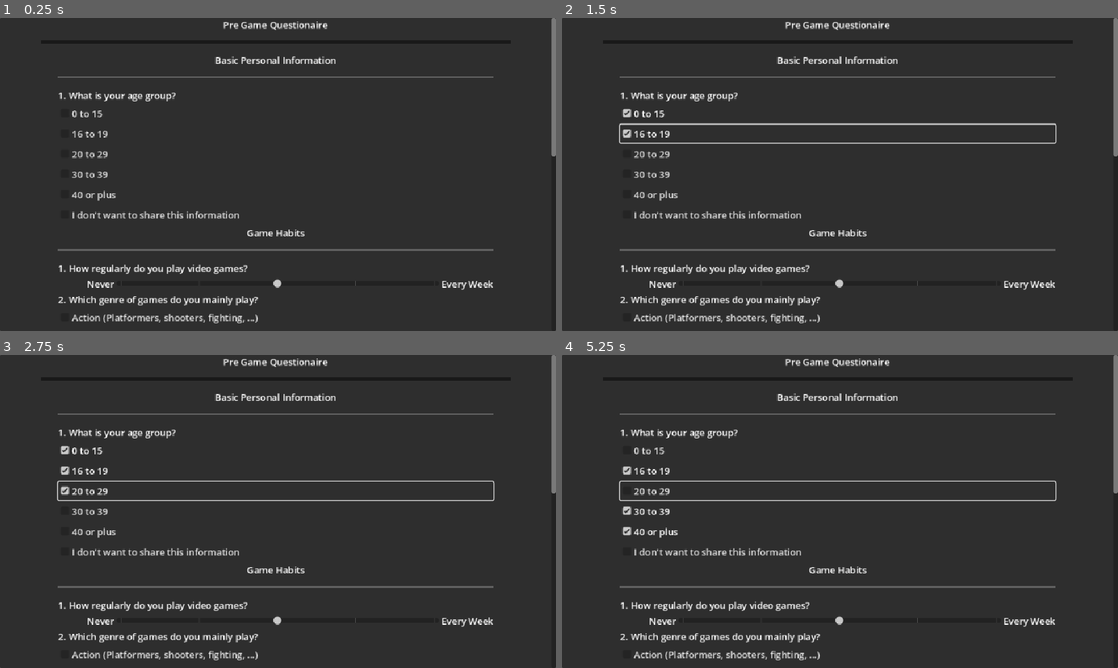
Above: before the commit, frames 1-4 (two rows, left to right).
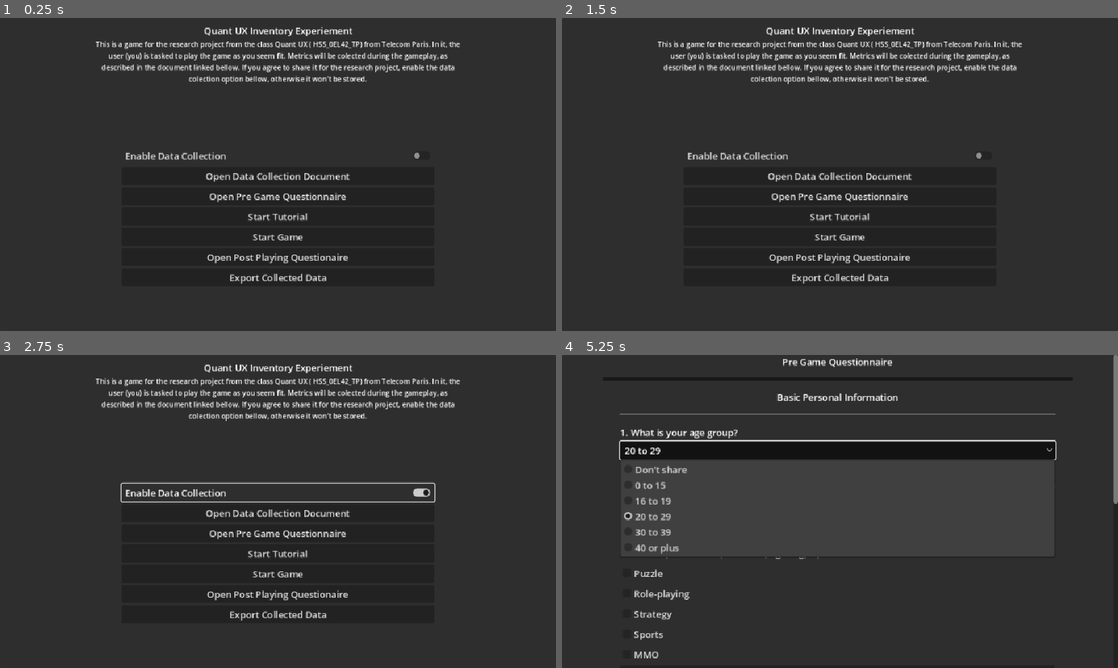
Above: after the commit, the same moments.

Repository: loco-choco/quantux-ui-experiment
Game: Godot game, scene res://scenes/main.tscn
The game is run twice, just before and just after one commit, with the same random seed, the same clock (stepped at 60 frames per second) and the same inputs. Before the commit the project starts from res://scenes/mainmenu/pre_game_questionaire.tscn. The engine's default icon, where the game draws it, is replaced by a stand-in: a white triangle on a blue panel in a dark square.
Inputs (mouse positions are in pixels of both pictures, inside the frame that each line leads up to):
- Up to frame 1 (0.25 s): no input
- Up to frame 2 (1.5 s): click (840, 111) at 0.5 s, where only the run before the commit has a clickable "0 to 15"; click (840, 133) at 1.25 s, where only the run before the commit has a clickable "16 to 19"
- Up to frame 3 (2.75 s): click (278, 489) at 2 s, where only the run before the commit has a clickable "20 to 29"
- Up to frame 4 (5.25 s): click (840, 533) at 2.75 s, where only the run after the commit has a clickable "Open Pre Game Questionnaire"; click (840, 448) at 3.52 s; click (840, 511) at 4.25 s, where only the run before the commit has a clickable "30 to 39"; click "20 to 29" at 5 s

The runs differ from the first frame. In frame 1, 9.1% of the frame differs, in the area x 10-100%, y 0-98%; in frame 2, 10%; in frame 3, 11%; in frame 4, 9.5%.

Commit message:
added pre game questionnaire to main menu

Diff:
--- a/project.godot
+++ b/project.godot
@@ -11,7 +11,7 @@
 [application]
 
 config/name="ui-experiment"
-run/main_scene="uid://d0x0cwmmnybk3"
+run/main_scene="uid://dg2eoqojt8v1"
 config/features=PackedStringArray("4.5", "Forward Plus")
 config/icon="res://assets/icon.svg"
 
--- a/scenes/main.tscn
+++ b/scenes/main.tscn
@@ -78,9 +78,9 @@
 layout_mode = 2
 text = "Open Data Collection Document"
 
-[node name="PrePlayingQuestionaire" type="Button" parent="MainMenuCanvas/MainMenu/MarginContainer/VBoxContainer/MarginContainer/VBoxContainer"]
+[node name="PrePlayingQuestionnaire" type="Button" parent="MainMenuCanvas/MainMenu/MarginContainer/VBoxContainer/MarginContainer/VBoxContainer"]
 layout_mode = 2
-text = "Open Pre Playing Questionaire"
+text = "Open Pre Game Questionnaire"
 
 [node name="StartTutorial" type="Button" parent="MainMenuCanvas/MainMenu/MarginContainer/VBoxContainer/MarginContainer/VBoxContainer"]
 layout_mode = 2
@@ -100,6 +100,7 @@
 
 [node name="RoundSumary" type="PanelContainer" parent="MainMenuCanvas"]
 unique_name_in_owner = true
+visible = false
 anchors_preset = 15
 anchor_right = 1.0
 anchor_bottom = 1.0
@@ -158,11 +159,12 @@
 layout_mode = 2
 text = "Return to Menu"
 
-[node name="PreGameQuestionaire" parent="MainMenuCanvas" instance=ExtResource("3_sugp2")]
+[node name="PreGameQuestionnaire" parent="MainMenuCanvas" instance=ExtResource("3_sugp2")]
 unique_name_in_owner = true
 visible = false
 
 [connection signal="toggled" from="MainMenuCanvas/MainMenu/MarginContainer/VBoxContainer/MarginContainer/VBoxContainer/EnableDataCollection" to="." method="_on_enable_data_collection_toggled"]
+[connection signal="pressed" from="MainMenuCanvas/MainMenu/MarginContainer/VBoxContainer/MarginContainer/VBoxContainer/PrePlayingQuestionnaire" to="." method="_on_start_pregame_quest"]
 [connection signal="pressed" from="MainMenuCanvas/MainMenu/MarginContainer/VBoxContainer/MarginContainer/VBoxContainer/StartGame" to="." method="_on_start_game_pressed"]
 [connection signal="pressed" from="MainMenuCanvas/MainMenu/MarginContainer/VBoxContainer/MarginContainer/VBoxContainer/ExportData" to="." method="_on_export_data_pressed"]
 [connection signal="pressed" from="MainMenuCanvas/RoundSumary/MarginContainer/CenterContainer/VBoxContainer/MarginContainer/VBoxContainer/Return" to="." method="_on_return_pressed"]
--- a/scenes/mainmenu/pre_game_questionaire.tscn
+++ b/scenes/mainmenu/pre_game_questionaire.tscn
@@ -1,4 +1,6 @@
-[gd_scene load_steps=7 format=3 uid="uid://d0x0cwmmnybk3"]
+[gd_scene load_steps=8 format=3 uid="uid://d0x0cwmmnybk3"]
+
+[ext_resource type="Script" uid="uid://doktijksj4yxc" path="res://scripts/mainmenu/pre_game_questionaire.gd" id="1_affyc"]
 
 [sub_resource type="LabelSettings" id="LabelSettings_uxwsg"]
 font_size = 12
@@ -21,12 +23,20 @@
 
 [sub_resource type="StyleBoxEmpty" id="StyleBoxEmpty_n1i5c"]
 
-[node name="PreGameQuestionaire" type="PanelContainer"]
+[node name="PreGameQuestionnaire" type="PanelContainer" node_paths=PackedStringArray("age_group", "gaming_frequency", "game_genres", "game_genres_other", "inventory_used_frequency", "inventory_types", "inventory_types_other")]
 anchors_preset = 15
 anchor_right = 1.0
 anchor_bottom = 1.0
 grow_horizontal = 2
 grow_vertical = 2
+script = ExtResource("1_affyc")
+age_group = NodePath("ScrollContainer/VBoxContainer/MarginContainer/Questionaire/PersonalInformation/AgeGroup")
+gaming_frequency = NodePath("ScrollContainer/VBoxContainer/MarginContainer/Questionaire/GameHabits/PlayingFrequency/GamingFrequency")
+game_genres = NodePath("ScrollContainer/VBoxContainer/MarginContainer/Questionaire/GameHabits/GameGenres")
+game_genres_other = NodePath("ScrollContainer/VBoxContainer/MarginContainer/Questionaire/GameHabits/GameGenres/TextEdit")
+inventory_used_frequency = NodePath("ScrollContainer/VBoxContainer/MarginContainer/Questionaire/InventoryContact/InventoryUsed/InventoryFrequency")
+inventory_types = NodePath("ScrollContainer/VBoxContainer/MarginContainer/Questionaire/InventoryContact/InventoryTypes")
+inventory_types_other = NodePath("ScrollContainer/VBoxContainer/MarginContainer/Questionaire/InventoryContact/InventoryTypes/TextEdit")
 
 [node name="ScrollContainer" type="ScrollContainer" parent="."]
 layout_mode = 2
@@ -47,7 +57,7 @@
 
 [node name="Title" type="Label" parent="ScrollContainer/VBoxContainer/MarginContainer/Questionaire"]
 layout_mode = 2
-text = "Pre Game Questionaire"
+text = "Pre Game Questionnaire"
 horizontal_alignment = 1
 
 [node name="Description" type="Label" parent="ScrollContainer/VBoxContainer/MarginContainer/Questionaire"]
@@ -81,32 +91,21 @@
 layout_mode = 2
 text = "1. What is your age group?"
 
-[node name="AgeGroups" type="VBoxContainer" parent="ScrollContainer/VBoxContainer/MarginContainer/Questionaire/PersonalInformation"]
-layout_mode = 2
-
-[node name="less15" type="CheckBox" parent="ScrollContainer/VBoxContainer/MarginContainer/Questionaire/PersonalInformation/AgeGroups"]
-layout_mode = 2
-text = "0 to 15"
-
-[node name="16to19" type="CheckBox" parent="ScrollContainer/VBoxContainer/MarginContainer/Questionaire/PersonalInformation/AgeGroups"]
-layout_mode = 2
-text = "16 to 19"
-
-[node name="20to29" type="CheckBox" parent="ScrollContainer/VBoxContainer/MarginContainer/Questionaire/PersonalInformation/AgeGroups"]
-layout_mode = 2
-text = "20 to 29"
-
-[node name="30to39" type="CheckBox" parent="ScrollContainer/VBoxContainer/MarginContainer/Questionaire/PersonalInformation/AgeGroups"]
-layout_mode = 2
-text = "30 to 39"
-
-[node name="40plus" type="CheckBox" parent="ScrollContainer/VBoxContainer/MarginContainer/Questionaire/PersonalInformation/AgeGroups"]
-layout_mode = 2
-text = "40 or plus"
-
-[node name="dontshare" type="CheckBox" parent="ScrollContainer/VBoxContainer/MarginContainer/Questionaire/PersonalInformation/AgeGroups"]
-layout_mode = 2
-text = "I don't want to share this information"
+[node name="AgeGroup" type="OptionButton" parent="ScrollContainer/VBoxContainer/MarginContainer/Questionaire/PersonalInformation"]
+layout_mode = 2
+item_count = 6
+popup/item_0/text = "Don't share"
+popup/item_0/id = 0
+popup/item_1/text = "0 to 15"
+popup/item_1/id = 1
+popup/item_2/text = "16 to 19"
+popup/item_2/id = 2
+popup/item_3/text = "20 to 29"
+popup/item_3/id = 3
+popup/item_4/text = "30 to 39"
+popup/item_4/id = 4
+popup/item_5/text = "40 or plus"
+popup/item_5/id = 6
 
 [node name="GameHabits" type="VBoxContainer" parent="ScrollContainer/VBoxContainer/MarginContainer/Questionaire"]
 layout_mode = 2
@@ -181,14 +180,8 @@
 layout_mode = 2
 text = "MMO"
 
-[node name="HBoxContainer" type="HBoxContainer" parent="ScrollContainer/VBoxContainer/MarginContainer/Questionaire/GameHabits/GameGenres"]
-layout_mode = 2
-
-[node name="Other" type="CheckBox" parent="ScrollContainer/VBoxContainer/MarginContainer/Questionaire/GameHabits/GameGenres/HBoxContainer"]
-layout_mode = 2
-text = "Other"
-
-[node name="TextEdit" type="TextEdit" parent="ScrollContainer/VBoxContainer/MarginContainer/Questionaire/GameHabits/GameGenres/HBoxContainer"]
+[node name="TextEdit" type="TextEdit" parent="ScrollContainer/VBoxContainer/MarginContainer/Questionaire/GameHabits/GameGenres"]
+custom_minimum_size = Vector2(0, 75)
 layout_mode = 2
 size_flags_horizontal = 3
 placeholder_text = "Write here other game genres that you also play."
@@ -257,14 +250,8 @@
 layout_mode = 2
 text = "Volumetric Grid (as in games like Resident Evil, Dredge)"
 
-[node name="HBoxContainer" type="HBoxContainer" parent="ScrollContainer/VBoxContainer/MarginContainer/Questionaire/InventoryContact/InventoryTypes"]
-layout_mode = 2
-
-[node name="Other" type="CheckBox" parent="ScrollContainer/VBoxContainer/MarginContainer/Questionaire/InventoryContact/InventoryTypes/HBoxContainer"]
-layout_mode = 2
-text = "Other"
-
-[node name="TextEdit" type="TextEdit" parent="ScrollContainer/VBoxContainer/MarginContainer/Questionaire/InventoryContact/InventoryTypes/HBoxContainer"]
+[node name="TextEdit" type="TextEdit" parent="ScrollContainer/VBoxContainer/MarginContainer/Questionaire/InventoryContact/InventoryTypes"]
+custom_minimum_size = Vector2(0, 75)
 layout_mode = 2
 size_flags_horizontal = 3
 placeholder_text = "Write here other inventory types you have encountered."
@@ -275,6 +262,7 @@
 theme_override_styles/separator = SubResource("StyleBoxEmpty_n1i5c")
 
 [node name="Finish" type="Button" parent="ScrollContainer/VBoxContainer/MarginContainer/Questionaire"]
+unique_name_in_owner = true
 layout_mode = 2
 text = "Finish"
 
--- /dev/null
+++ b/scripts/data_collection/pre_game_questionnaire_data.gd
@@ -0,0 +1,14 @@
+class_name PreGameQuestionnaireData extends Resource
+
+### Personal Information
+@export var age_group: String = ""
+
+### Game Habits
+@export var gaming_frequency: float = 0
+@export var game_genres: PackedStringArray = []
+@export var game_genres_other: String = ""
+
+### Inventory Contact
+@export var inventory_used_frequency: float = 0
+@export var inventory_types: PackedStringArray = []
+@export var inventory_types_other: String = ""
--- a/scripts/main.gd
+++ b/scripts/main.gd
@@ -11,6 +11,7 @@
 var collected_round_data : Array[RoundData] = []
 
 @onready var main_menu : Control = $%MainMenu
+@onready var pre_game_questionnaire : PreGameQuestionnaire = $%PreGameQuestionnaire
 
 @onready var round_sumary : Control = $%RoundSumary
 @onready var game_over : Label = $%GameOver
@@ -21,6 +22,8 @@
 	collect_data = false
 	random_user_id = generate_ruid()
 	round_sumary.hide()
+	pre_game_questionnaire.hide()
+	pre_game_questionnaire.finished_questionnaire.connect(_on_finished_pregame_quest)
 	InputMode.change_mode(InputMode.Modes.MENU)
 
 func generate_ruid() -> String:
@@ -34,6 +37,14 @@
 	current_world = world.instantiate() as RoundWorld
 	get_tree().root.add_child(current_world)
 	current_world.round_logic.round_over.connect(_on_world_finish)
+
+func _on_start_pregame_quest() -> void:
+	main_menu.hide()
+	pre_game_questionnaire.show()
+
+func _on_finished_pregame_quest() -> void:
+	main_menu.show()
+	pre_game_questionnaire.hide()
 
 func _on_world_finish(points: int) -> void:
 	return_from_world(points)
--- /dev/null
+++ b/scripts/mainmenu/pre_game_questionaire.gd
@@ -0,0 +1,55 @@
+class_name PreGameQuestionnaire extends PanelContainer
+
+signal finished_questionnaire()
+
+var questionnaire_data : PreGameQuestionnaireData = PreGameQuestionnaireData.new()
+
+### Personal Information
+@export var age_group: OptionButton
+
+### Game Habits
+@export var gaming_frequency: HSlider
+@export var game_genres: Container
+@export var game_genres_other: TextEdit
+
+### Inventory Contact
+@export var inventory_used_frequency: HSlider
+@export var inventory_types: Container
+@export var inventory_types_other: TextEdit
+
+@onready var finish : Button = $%Finish
+
+func _ready() -> void:
+	finish.pressed.connect(func(): finished_questionnaire.emit(); print("finished!"))
+
+	### Personal Information
+	age_group.item_selected.connect(func(index : int) : \
+			  questionnaire_data.age_group = age_group.get_item_text(index))
+	### Game Habits
+	gaming_frequency.value_changed.connect(func(val : float): \
+			  questionnaire_data.gaming_frequency = val)
+	for c in game_genres.get_children():
+		if not c is CheckBox:
+			continue
+		var box : CheckBox = c as CheckBox
+		box.toggled.connect(func(toggled : bool) : \
+		if toggled:
+			questionnaire_data.game_genres.append(box.text)
+		else:
+			questionnaire_data.game_genres.erase(box.text))
+	game_genres_other.text_changed.connect(func(): \
+		questionnaire_data.game_genres_other = game_genres_other.text)
+	### Inventory Contact
+	inventory_used_frequency.value_changed.connect(func(val : float): \
+			  questionnaire_data.inventory_used_frequency = val)
+	for c in inventory_types.get_children():
+		if not c is CheckBox:
+			continue
+		var box : CheckBox = c as CheckBox
+		box.toggled.connect(func(toggled : bool) : \
+		if toggled:
+			questionnaire_data.inventory_types.append(box.text)
+		else:
+			questionnaire_data.inventory_types.erase(box.text))
+	inventory_types_other.text_changed.connect(func(): \
+		questionnaire_data.inventory_types_other = inventory_types_other.text)
Not shown, added: scripts/data_collection/pre_game_questionnaire_data.gd.uid
Not shown, added: scripts/mainmenu/pre_game_questionaire.gd.uid
